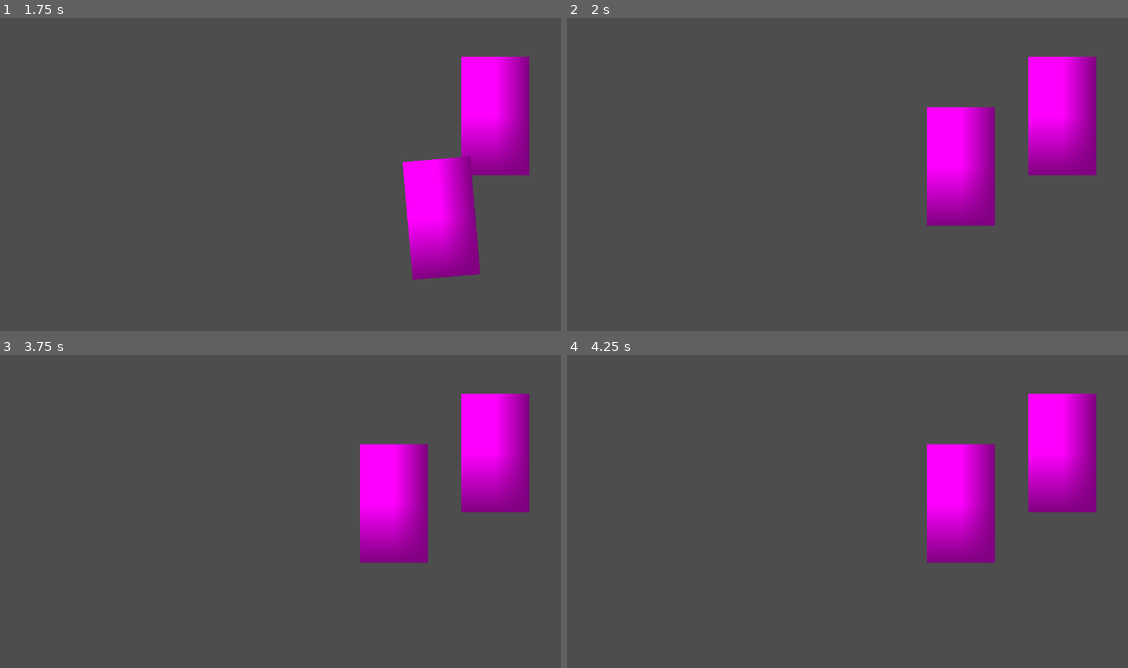
Above: before the commit, frames 1-4 (two rows, left to right).
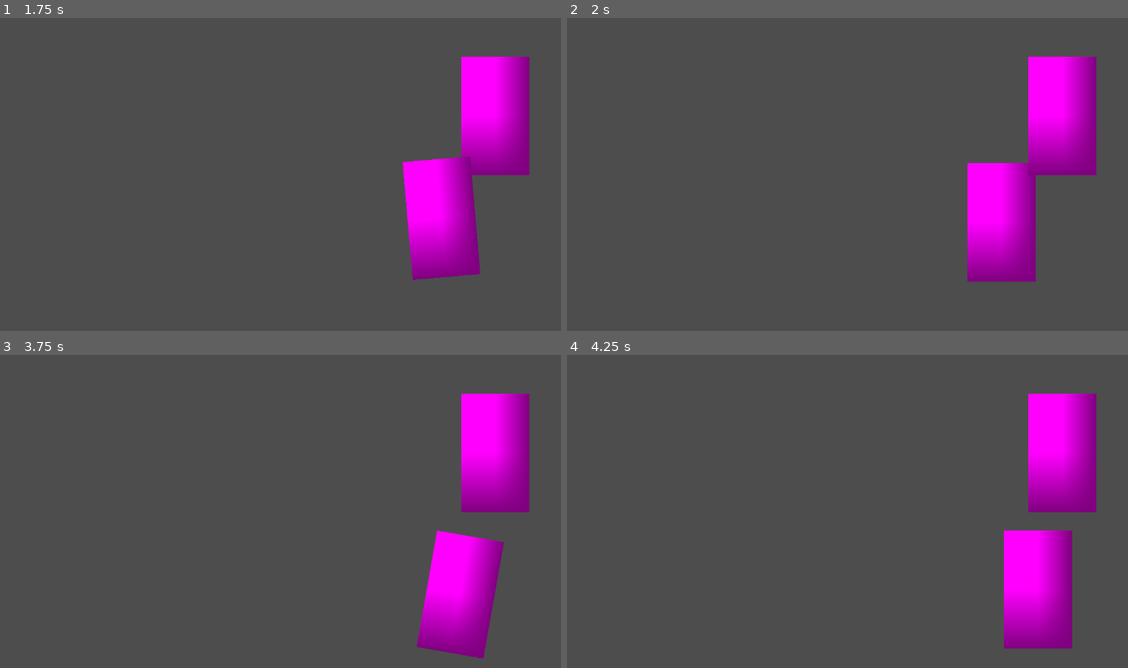
Above: after the commit, the same moments.

Repository: KT0mi/KT0mi_Card_Game_Godot
Game: Godot game, scene res://Scenes/TestScene.tscn
Two runs of this game, one before a commit and one after it. Both use one fixed random seed, a clock stepped at 60 frames per second and the inputs below.
Inputs (mouse positions are in pixels of both pictures, inside the frame that each line leads up to):
- Up to frame 1 (1.75 s): tap Enter at 0.5 s; drag from (39, 83) to (493, 115) at 0.52 s; drag from (493, 115) to (392, 168) at 1.27 s
- Up to frame 2 (2 s): no input
- Up to frame 3 (3.75 s): move the mouse to (392, 502) at 2.02 s; click (392, 502) at 2.17 s; tap Space at 2.75 s; drag from (246, 564) to (392, 505) at 2.77 s; tap Enter at 3.5 s; move the mouse to (460, 549) at 3.52 s; click (460, 549) at 3.67 s
- Up to frame 4 (4.25 s): no input

Frame 1 is identical in both runs. In frame 2, 8.2% of the frame differs, in the area x 64-84%, y 28-85%; in frame 3, 9.2%, in the area x 64-90%, y 28-98%; in frame 4, 9.2%.

Commit message:
Added sync between card and holder nodes and game logic with card view manager autoload

Diff:
--- a/Scenes/Card.tscn
+++ b/Scenes/Card.tscn
@@ -1,6 +1,6 @@
 [gd_scene format=3 uid="uid://07qc2b2jhuei"]
 
-[ext_resource type="Script" uid="uid://dvv3rnube10c7" path="res://Scripts/card.gd" id="1_pnb5n"]
+[ext_resource type="Script" uid="uid://dvv3rnube10c7" path="res://Scripts/SceneScripts/card.gd" id="1_pnb5n"]
 
 [sub_resource type="PlaceholderTexture2D" id="PlaceholderTexture2D_3p273"]
 
--- a/Scenes/CardHolder.tscn
+++ b/Scenes/CardHolder.tscn
@@ -1,6 +1,6 @@
 [gd_scene format=3 uid="uid://iixj5wm8e782"]
 
-[ext_resource type="Script" uid="uid://dolrgdmx33i72" path="res://Scripts/card_holder.gd" id="1_6f5jx"]
+[ext_resource type="Script" uid="uid://dolrgdmx33i72" path="res://Scripts/SceneScripts/card_holder.gd" id="1_6f5jx"]
 
 [sub_resource type="RectangleShape2D" id="RectangleShape2D_6f5jx"]
 size = Vector2(128, 224)
--- /dev/null
+++ b/Scripts/CardDataScripts/CardDefinition.gd
@@ -0,0 +1,26 @@
+class_name CardDefinition extends Resource
+
+@export var id: StringName
+@export var card_name: String
+@export var card_text: String
+@export var is_special: bool = false
+@export var sets: Array[StringName] = []
+@export var art: Texture2D
+
+var _abilities_cache: Array[Ability] = []
+var _abilities_built: bool = false
+
+## Every copy of this card shares the exact same ability list -- the
+## Callables close over (card, event) passed in at call time, never over
+## instance-specific data at construction time -- so building this once
+## per definition (not once per call, not once per instance) is safe and
+## removes the main real overhead in a large game with many copies in
+## play. Subclasses override _build_abilities(), not this.
+func get_abilities() -> Array[Ability]:
+	if not _abilities_built:
+		_abilities_cache = _build_abilities()
+		_abilities_built = true
+	return _abilities_cache
+
+func _build_abilities() -> Array[Ability]:
+	return []
--- a/Scripts/Card_Data_Scripts/CardDefinition.gd
+++ /dev/null
@@ -1,11 +0,0 @@
-class_name CardDefinition extends Resource
-
-@export var id: StringName
-@export var card_name: String
-@export var card_text: String
-@export var is_special: bool = false
-@export var sets: Array[StringName] = []
-@export var art: Texture2D
-
-func get_abilities() -> Array[Ability]:
-	return []
--- a/Scripts/RulesEngine.gd
+++ b/Scripts/RulesEngine.gd
@@ -5,12 +5,18 @@
 #Does not actually decide if a certain thing is legal
 #That is relegated to GameActions
 
+signal player_defeated(player: Player)
+
 func check_state_based_actions() -> void:
 	#Creatures die when their health is at 0 in the end turn phase
 	for player in GameState.players():
 		for card in player.arena.duplicate():
 			if card.current_endurance <= 0:
 				return
+
+		for card in player.player_zone.duplicate():
+			if card.current_endurance <= 0:
+				player_defeated.emit(player)
 
 func setup_match() -> void:
 	#Rules for match setup
@@ -21,3 +27,6 @@
 				player.deck.erase(card)
 				player.hand.append(card)
 				card.current_zone = Zone.Type.HAND
+
+	#var face_card := CardInstance.new(CardDatabase.get_definition(&"player_face"), player)
+	#await ZoneManager.move_to(face_card, Zone.Type.PLAYER, ZoneChangeEvent.Reason.MANUAL)
--- /dev/null
+++ b/Scripts/SceneScripts/CardViewManager.gd
@@ -0,0 +1,37 @@
+extends Node
+##Autoload
+
+# Main script to sync visuals and card game logic
+
+var _card_nodes: Dictionary = {} #CardInstance -> Card (Scene)
+var _holder_nodes: Dictionary = {} #"player id: zone type" : CardHolder (Scene)
+
+# Called when the node enters the scene tree for the first time.
+func _ready() -> void:
+	ZoneManager.card_zone_changed.connect(_on_zone_changed)
+
+#Called by CardHolder._ready()
+func register_holder(holder: CardHolder) -> void:
+	var player := GameState.player_one if holder.owner_is_player_one else GameState.player_two
+	_holder_nodes[_key(player, holder.zone_type)] = holder
+
+#Called by Card._ready()
+func register_card_node(instance: CardInstance, node: Card) -> void:
+	_card_nodes[instance] = node
+
+func _on_zone_changed(card: CardInstance, _from_zone: Zone.Type, to_zone: Zone.Type) -> void:
+	var node: Card = _card_nodes.get(card)
+	if node == null:
+		return  # card has no visual representation yet/anymore -- fine, e.g. still in deck
+
+	var holder: CardHolder = _holder_nodes.get(_key(card.owner, to_zone))
+	if holder:
+		holder.add_card(node)
+
+func _key(player: Player, zone: Zone.Type) -> String:
+	return "%s:%s" % [player.get_instance_id(), zone]
+
+func holder_for(card_instance: CardInstance) -> CardHolder:
+	if card_instance == null:
+		return null
+	return _holder_nodes.get(_key(card_instance.owner, card_instance.current_zone))
--- a/Scripts/card.gd
+++ b/Scripts/SceneScripts/card.gd
@@ -3,22 +3,21 @@
 
 signal picked_up(card: Card)
 signal dropped(card: Card)
-signal snapped(card: Card, holder, CardHolder)
 
+#Movement vars
 @export var spring_stiffness: float = 0.2
 @export var damping: float = 0.1
-
 @export var tilt_strength: float = 1.0
 @export var max_tilt_degrees: float = 10.0
 @export var tilt_recover_speed: float = 10.0
 
 var dragging: bool = false
 var velocity: Vector2 = Vector2.ZERO
-var current_holder: CardHolder = null
 
 static var _active_drag: Card = null
+const HOVER_Z_INDEX := 100
 
-const HOVER_Z_INDEX := 100
+var card_instance: CardInstance = null
 
 # Called when the node enters the scene tree for the first time.
 func _ready() -> void:
@@ -27,6 +26,15 @@
 	input_event.connect(_on_input_event)
 
 	get_viewport().physics_object_picking_first_only = true
+
+func bind(instance: CardInstance) -> void:
+	card_instance = instance
+	CardViewManager.register_card_node(instance, self)
+	_refresh_visuals()
+
+func _refresh_visuals() -> void:
+	#Fill with visual representation of card instance
+	pass
 
 func _on_input_event(_viewport: Node, event: InputEvent, _shape_idx: int) -> void:
 	if event is InputEventMouseButton and event.button_index == MOUSE_BUTTON_LEFT:
@@ -59,10 +67,6 @@
 	velocity = Vector2.ZERO
 	z_index = HOVER_Z_INDEX
 
-	if current_holder:
-		current_holder.remove_card(self)
-		current_holder = null
-
 	picked_up.emit(self)
 
 func _end_drag() -> void:
@@ -75,11 +79,17 @@
 	dropped.emit(self)
 
 	var holder := _find_best_holder()
-	if holder:
-		snap_to_holder(holder)
-	else:
-		if current_holder:
-			snap_to_holder(current_holder)
+	var moved := false
+	if holder and card_instance:
+		moved = await _attempt_card_action(holder)
+
+	if not moved:
+		_snap_back_to_current_holder()
+
+func _attempt_card_action(holder: CardHolder) -> bool:
+	if holder.zone_type == Zone.Type.ARENA:
+		return await GameActions.try_play_card(card_instance.owner, card_instance)
+	return false
 
 func _find_best_holder() -> CardHolder:
 	var best: CardHolder = null
@@ -93,7 +103,8 @@
 				best = area
 	return best
 
-func snap_to_holder(holder: CardHolder) -> void:
-	current_holder = holder
-	holder.add_card(self)
-	snapped.emit(self, holder)
+func _snap_back_to_current_holder() -> void:
+	#Illegal move or dropped from empty space
+	var holder: CardHolder = CardViewManager.holder_for(card_instance)
+	if holder:
+		holder.add_card(self)
--- a/Scripts/card_holder.gd
+++ b/Scripts/SceneScripts/card_holder.gd
@@ -1,9 +1,13 @@
 extends Area2D
 class_name CardHolder
 
-@export var capacity: int = 1
+##-1 means unlimited
+@export var capacity: int = -1
 
 @export var snap_duration: float = 0.15
+
+var owner_is_player_one: bool = true
+var zone_type: Zone.Type = Zone.Type.ARENA
 
 var held_cards: Array[Card] = []
 
@@ -11,6 +15,7 @@
 func _ready() -> void:
 	add_to_group("card_holders")
 	input_pickable = false
+	CardViewManager.register_holder(self)
 
 func can_accept(_card: Card) -> bool:
 	return capacity < 0 or held_cards.size() < capacity
--- a/Scripts/ZoneManager.gd
+++ b/Scripts/ZoneManager.gd
@@ -4,6 +4,9 @@
 ##Handles zone changes in cards
 #The only place any card's current_zone should actually change
 #Also makes sure all cards are followed when changing zones
+
+#signal to sync visuals - seperate from game logic
+signal card_zone_changed(card: CardInstance, from_zone: Zone.Type, to_zone: Zone.Type)
 
 func move_to(card: CardInstance, to_zone: Zone.Type,
 	reason: ZoneChangeEvent.Reason = ZoneChangeEvent.Reason.MANUAL) -> void:
--- a/project.godot
+++ b/project.godot
@@ -23,6 +23,7 @@
 ZoneManager="*uid://bojcj5h4snwtf"
 TurnController="*uid://cdxsaqei70kaf"
 GameActions="*uid://bhpd2krdpwpm8"
+CardViewManager="*uid://drhoovfrn2on7"
 
 [physics]
 
Renamed: Scripts/Card_Data_Scripts/Ability.gd -> Scripts/CardDataScripts/Ability.gd
Renamed: Scripts/Card_Data_Scripts/Ability.gd.uid -> Scripts/CardDataScripts/Ability.gd.uid
Renamed: Scripts/Card_Data_Scripts/CardDefinition.gd.uid -> Scripts/CardDataScripts/CardDefinition.gd.uid
Renamed: Scripts/Card_Data_Scripts/CardInstance.gd -> Scripts/CardDataScripts/CardInstance.gd
Renamed: Scripts/Card_Data_Scripts/CardInstance.gd.uid -> Scripts/CardDataScripts/CardInstance.gd.uid
Renamed: Scripts/Card_Data_Scripts/CreatureCardDefinition.gd -> Scripts/CardDataScripts/CreatureCardDefinition.gd
Renamed: Scripts/Card_Data_Scripts/CreatureCardDefinition.gd.uid -> Scripts/CardDataScripts/CreatureCardDefinition.gd.uid
Renamed: Scripts/Card_Data_Scripts/SpellCardDefinition.gd -> Scripts/CardDataScripts/SpellCardDefinition.gd
Renamed: Scripts/Card_Data_Scripts/SpellCardDefinition.gd.uid -> Scripts/CardDataScripts/SpellCardDefinition.gd.uid
Renamed: Scripts/Game_Event_Scripts/CancellableEvent.gd -> Scripts/GameEventScripts/CancellableEvent.gd
Renamed: Scripts/Game_Event_Scripts/CancellableEvent.gd.uid -> Scripts/GameEventScripts/CancellableEvent.gd.uid
Renamed: Scripts/Game_Event_Scripts/Events.gd -> Scripts/GameEventScripts/Events.gd
(and 16 more such lines)
